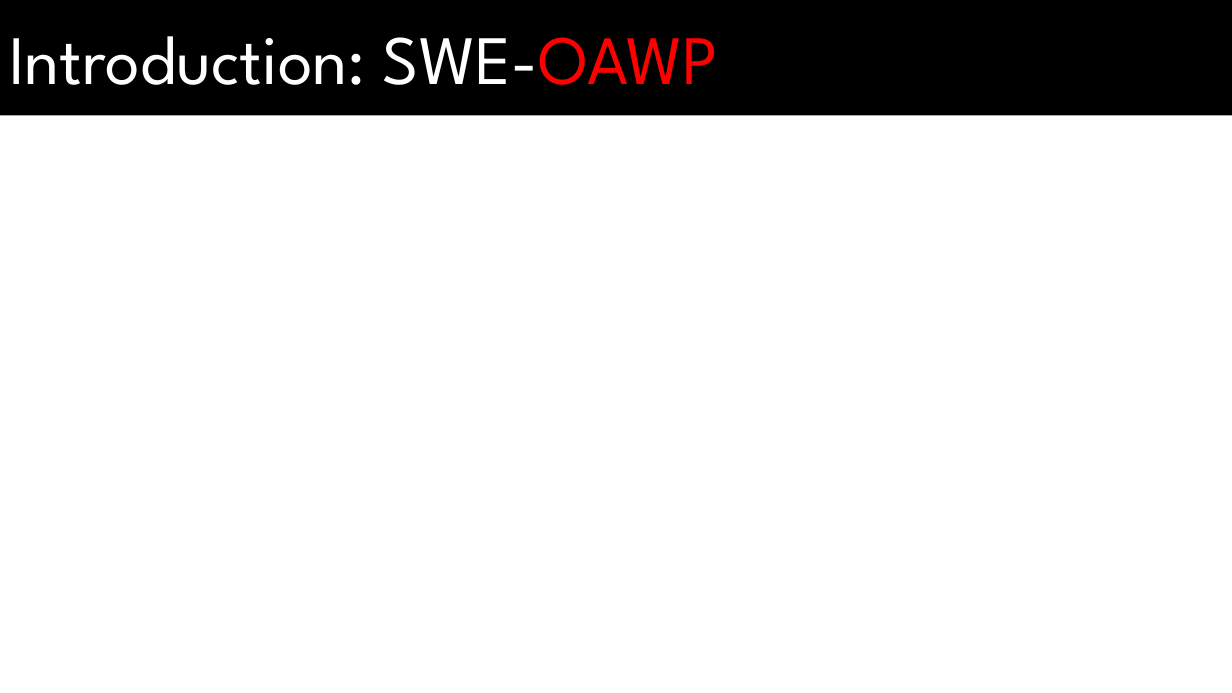
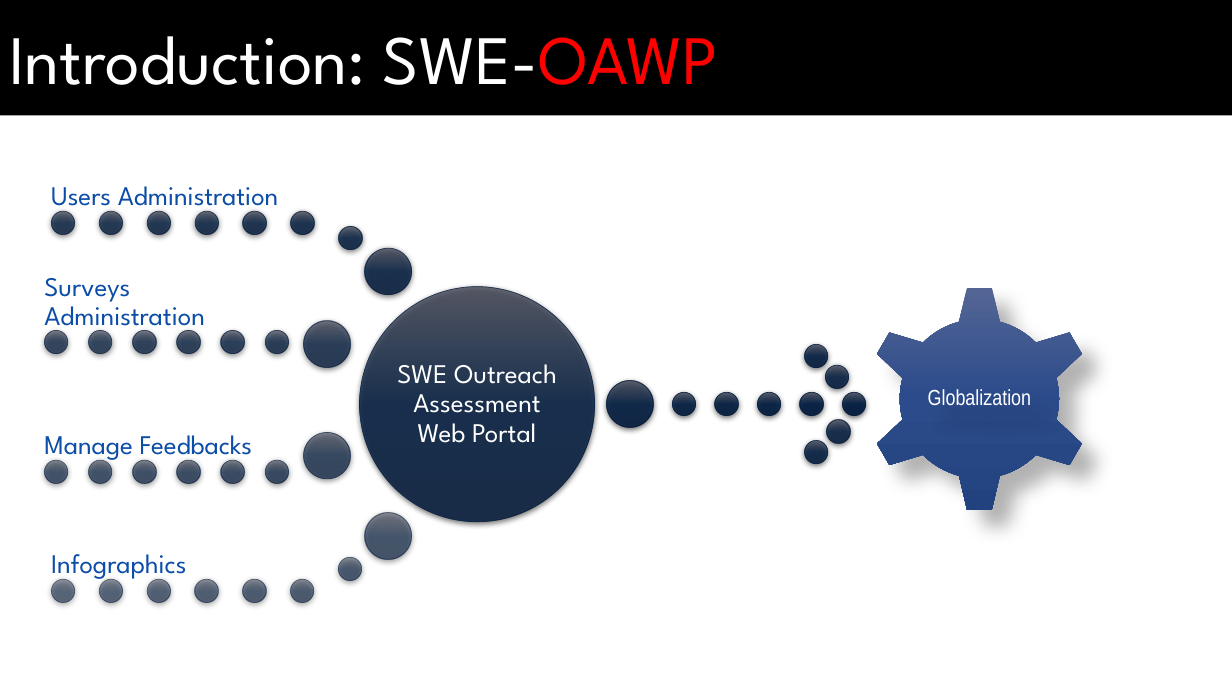
Before and after one commit to bhavyabatra/SWEN_Dynamo, a slide deck: slide 5 of Documentation/Master's Defense Presentation.pptx. Drawn at 1232x693 pixels with LibreOffice and Linux fonts; fonts in the diff are those of the drawing; background and template pictures are left out. Boxes give left, top, right and bottom in pixels: in the first picture for what was removed or moved away, otherwise in the second. Text is boxed around its words. In the diff, an @@ line names an element or a change of style, - is before the commit and + after.

Commit message:
PPT Done
PPT Done

```diff
--- a/Documentation/Master's Defense Presentation.pptx
+++ b/Documentation/Master's Defense Presentation.pptx
@@ gear added at <box>866,285,1093,512</box>, fill gradient #566795 to #2E4D8A to #25437F @@
@@ text added at <box>928,389,1031,405</box>, 17 pt, text #FFFFFF @@
+Globalization
@@ group added at <box>44,186,866,603</box>: 41 ellipses, 5 texts @@
+SWE Outreach Assessment Web Portal
+Users Administration
+Surveys Administration
+Manage Feedbacks
+Infographics
```
Also in this commit, not shown: 4 other slides changed.
